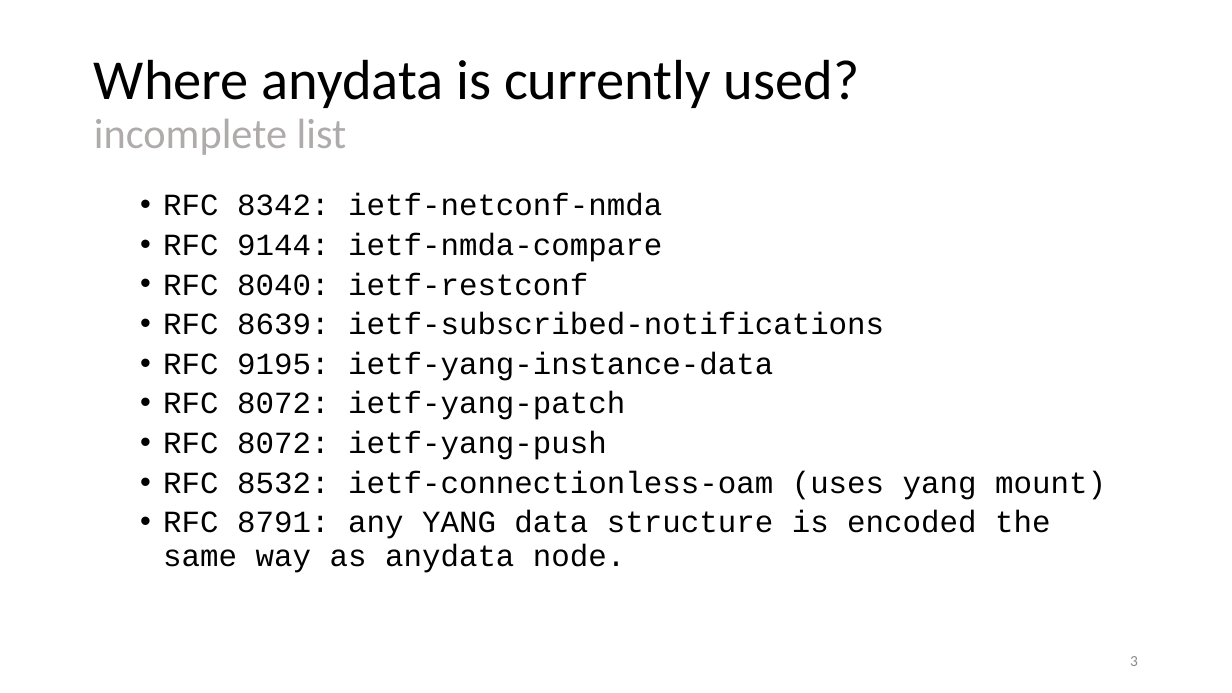
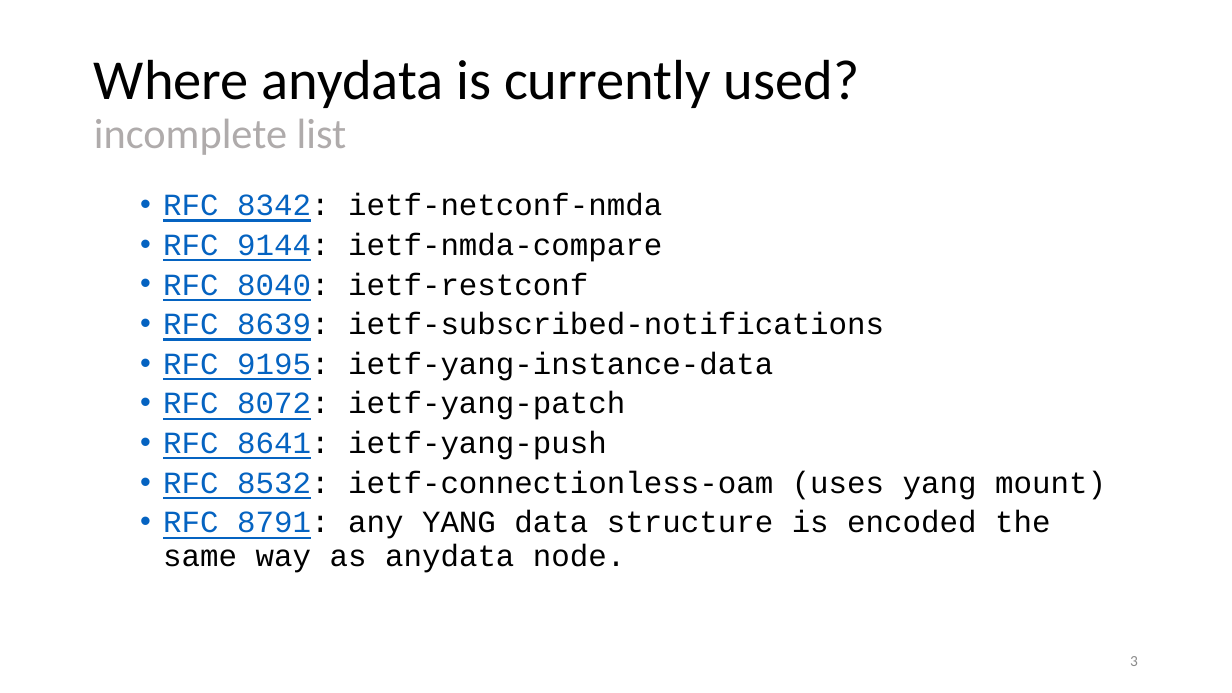
Before and after one commit to network-analytics/ietf-network-analytics-document-status, a slide deck: slide 3 of 123/NETMOD/draft-netana-nmop-yang-anydata-validation.pptx. Drawn at 1232x693 pixels with LibreOffice and Linux fonts; fonts in the diff are those of the drawing. Boxes give left, top, right and bottom in pixels: in the first picture for what was removed or moved away, otherwise in the second. Text is boxed around its words. In the diff, an @@ line names an element or a change of style, - is before the commit and + after.

```diff
--- a/123/NETMOD/draft-netana-nmop-yang-anydata-validation.pptx
+++ b/123/NETMOD/draft-netana-nmop-yang-anydata-validation.pptx
@@ text at bbox=[163, 193, 1106, 573]: text colour #000000 to #0563C1, underline on in "RFC 8342:", "RFC 9144:", "RFC 8040:", "RFC 8639:" and 4 more places @@
@@ text at bbox=[163, 431, 607, 460]: text changed @@
-  • RFC 8072: ietf-yang-push
+  • RFC 8641: ietf-yang-push
```
Also in this commit, not shown: 6 other slides changed, 1 other file.
